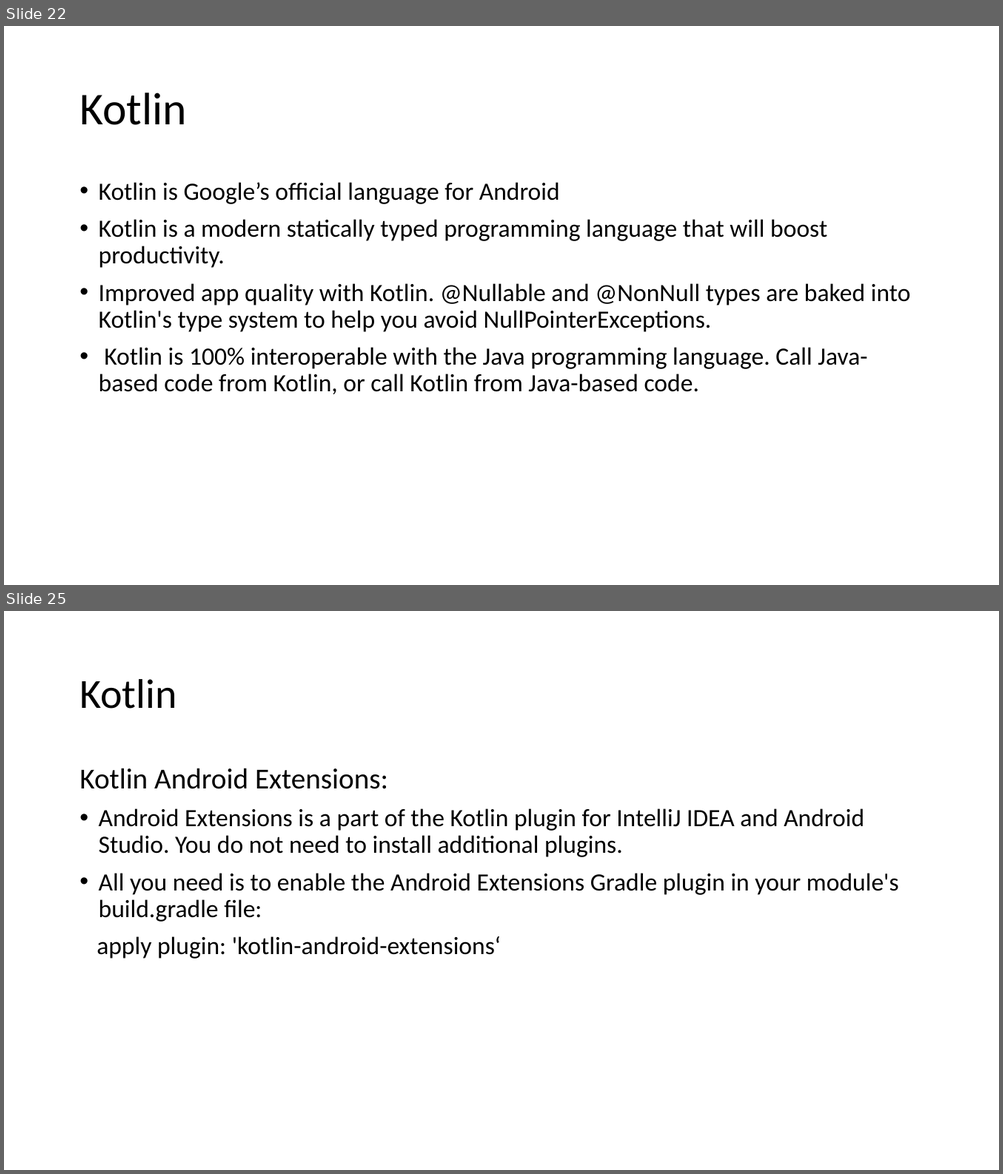
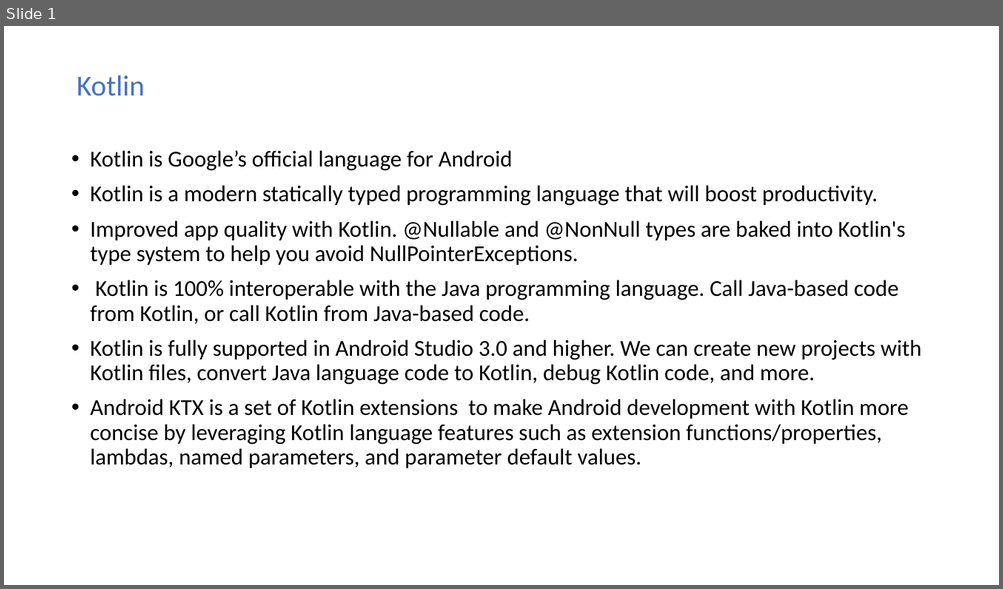
Before and after one commit to chandragithub2014/KotlinTemplates, a slide deck: USBank/USBank_Architecture_Android.pptx. Shown one above the other, each under a label of ours: slides 22 and 25 before the commit, slide 1 after it; the slides between them are not shown. The pictures are 1003x1174 and 1003x589 pixels, drawn with LibreOffice and Linux fonts; fonts in the diff are those of the drawing. Boxes give left, top, right and bottom in pixels: in the first picture for what was removed or moved away, otherwise in the second. Text is boxed around its words. In the diff, an @@ line names an element or a change of style, - is before the commit and + after.

```diff
--- a/USBank/USBank_Architecture_Android.pptx
+++ b/USBank/USBank_Architecture_Android.pptx
@@ slide 25 removed at [4, 611, 999, 1170], background #FFFFFF @@
@@ title removed at [79, 679, 176, 709] @@
-Kotlin
@@ text removed at [79, 768, 899, 959] @@
-Kotlin Android Extensions:
-• Android Extensions is a part of the Kotlin plugin for IntelliJ IDEA and Android Studio. You do not need to install additional plugins.
-• All you need is to enable the Android Extensions Gradle plugin in your module's build.gradle file:
-apply plugin: 'kotlin-android-extensions‘
@@ what was slide 22 is now slide 1 @@
@@ slide 1 changed as well @@
@@ text "Kotlin": place and size @@
-text "Kotlin" at [99, 182, 910, 395]
+text "Kotlin" at [77, 75, 921, 469]
@@ text at [77, 75, 145, 96]: paragraph added @@
+Kotlin
@@ title removed at [79, 93, 186, 125] @@
-Kotlin
@@ text at [90, 150, 905, 324]: size 24 to 22 pt in "Kotlin is Google’s official language for Android", "Kotlin is a modern statically typed programming ...", "Improved app quality with Kotlin. @Nullable and ...", "Kotlin is 100% interoperable with the Java ..." @@
@@ text at [90, 340, 921, 469]: paragraphs added @@
+• Kotlin is fully supported in Android Studio 3.0 and higher. We can create new projects with Kotlin files, convert Java language code to Kotlin, debug Kotlin code, and more.
+• Android KTX is a set of Kotlin extensions to make Android development with Kotlin more concise by leveraging Kotlin language features such as extension functions/properties, lambdas, named parameters, and parameter default values.
```
Also in this commit, not shown: 8 other slides changed, 2 slides added, 19 other slides removed, 5 other files.
